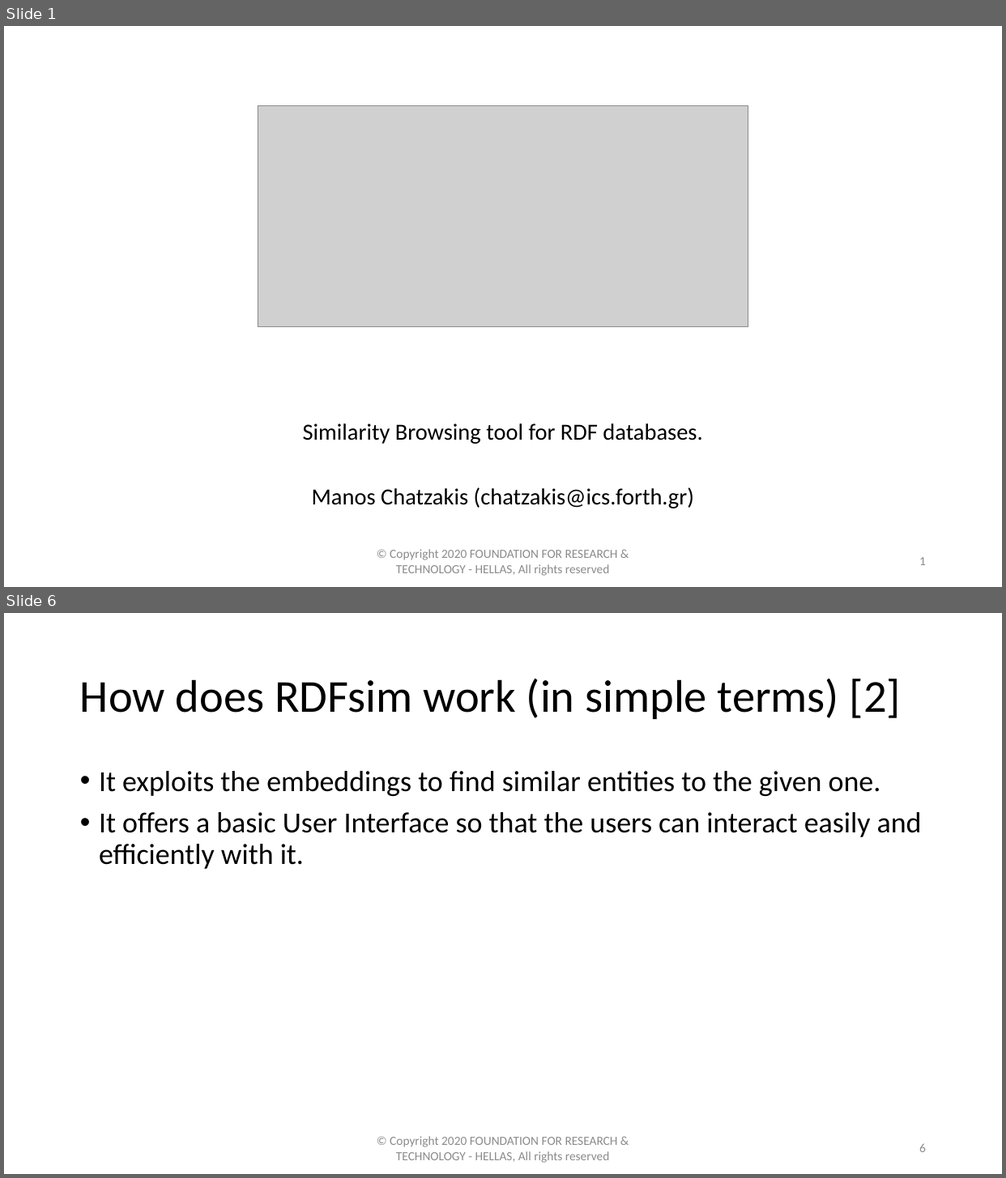
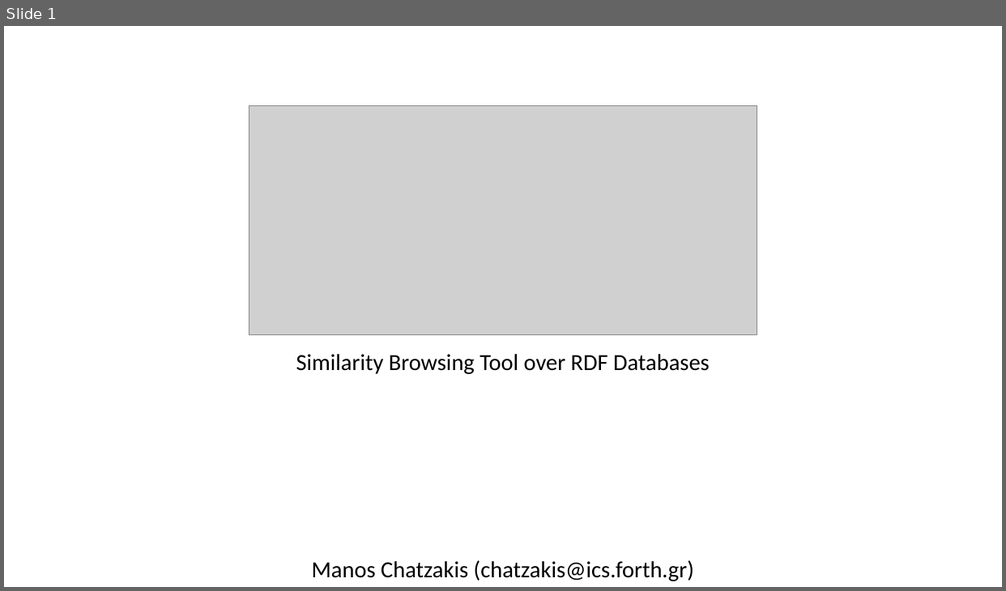
Before and after one commit to MChatzakis/RDFsim, a slide deck: RDFsim/presentation/RDFsim.pptx. Shown one above the other, each under a label of ours: slides 1 and 6 before the commit, slide 1 after it; the slides between them are not shown. The pictures are 1006x1178 and 1006x591 pixels, drawn with LibreOffice and Linux fonts; fonts in the diff are those of the drawing; grey boxes stand for pictures. Boxes give left, top, right and bottom in pixels: in the first picture for what was removed or moved away, otherwise in the second. Text is boxed around its words. In the diff, an @@ line names an element or a change of style, - is before the commit and + after.

```diff
--- a/RDFsim/presentation/RDFsim.pptx
+++ b/RDFsim/presentation/RDFsim.pptx
@@ slide 6 removed at bbox=[4, 613, 1002, 1174], background #FFFFFF @@
@@ title removed at bbox=[80, 679, 901, 719] @@
-How does RDFsim work (in simple terms) [2]
@@ text removed at bbox=[99, 771, 922, 869] @@
-• It exploits the embeddings to find similar entities to the given one.
-• It offers a basic User Interface so that the users can interact easily and efficiently with it.
@@ text removed at bbox=[390, 1136, 618, 1163] @@
-© Copyright 2020 FOUNDATION FOR RESEARCH & TECHNOLOGY - HELLAS, All rights reserved
@@ page number removed at bbox=[919, 1144, 926, 1152] @@
-6
@@ slide 1 changed as well @@
@@ picture: place and size @@
-picture at bbox=[258, 106, 749, 327]
+picture at bbox=[249, 106, 757, 335]
@@ text added at bbox=[296, 354, 710, 374], 22.2 pt, text #000000 @@
+Similarity Browsing Tool over RDF Databases
@@ subtitle at bbox=[303, 424, 702, 444]: paragraph removed @@
-Similarity Browsing tool for RDF databases.
@@ subtitle "Manos Chatzakis (chatzakis@ics.forth.gr)": place and size @@
-subtitle "Manos Chatzakis (chatzakis@ics.forth.gr)" at bbox=[303, 424, 702, 509]
+subtitle "Manos Chatzakis (chatzakis@ics.forth.gr)" at bbox=[312, 561, 694, 582]
@@ text removed at bbox=[390, 549, 618, 576] @@
-© Copyright 2020 FOUNDATION FOR RESEARCH & TECHNOLOGY - HELLAS, All rights reserved
@@ page number removed at bbox=[919, 557, 926, 565] @@
-1
```
Also in this commit, not shown: 4 slides added, 4 other slides removed.
